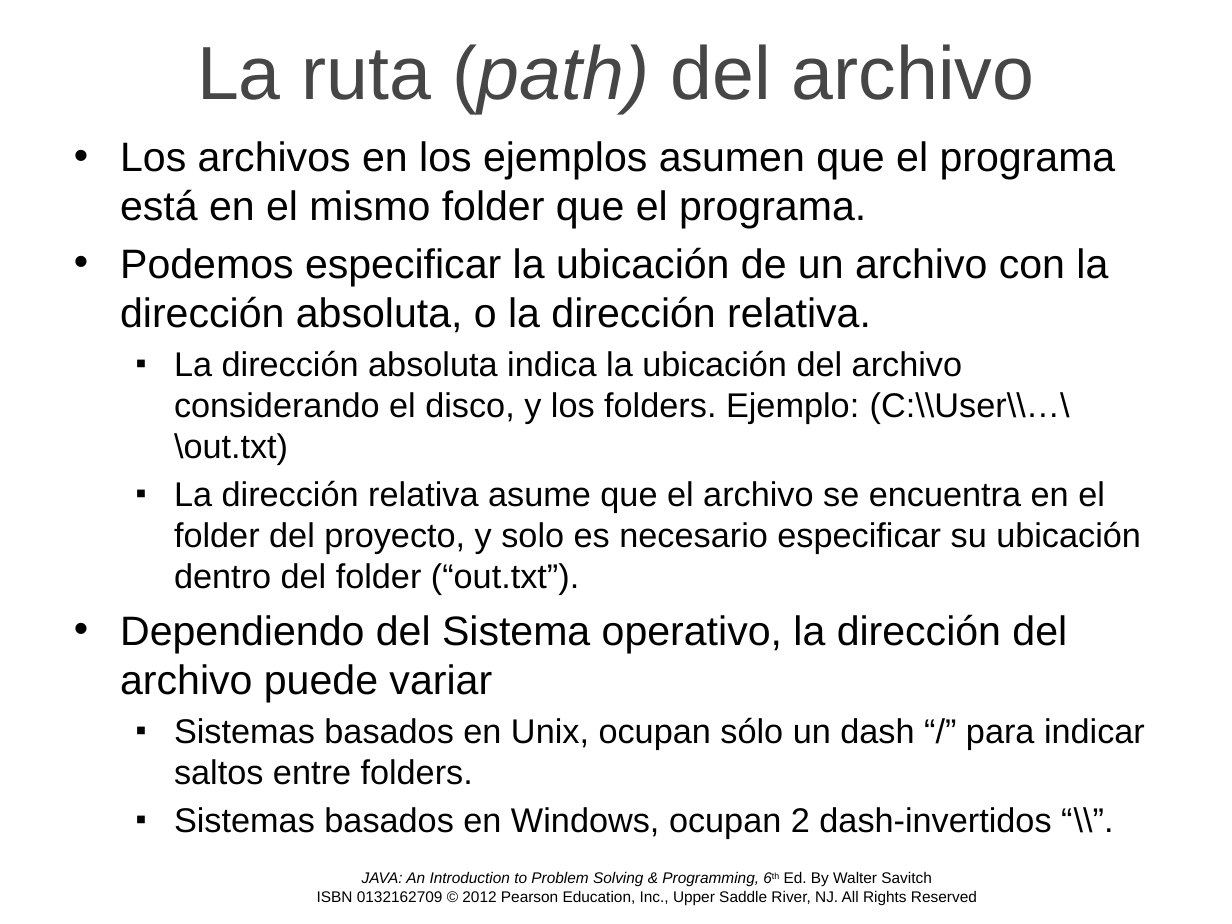
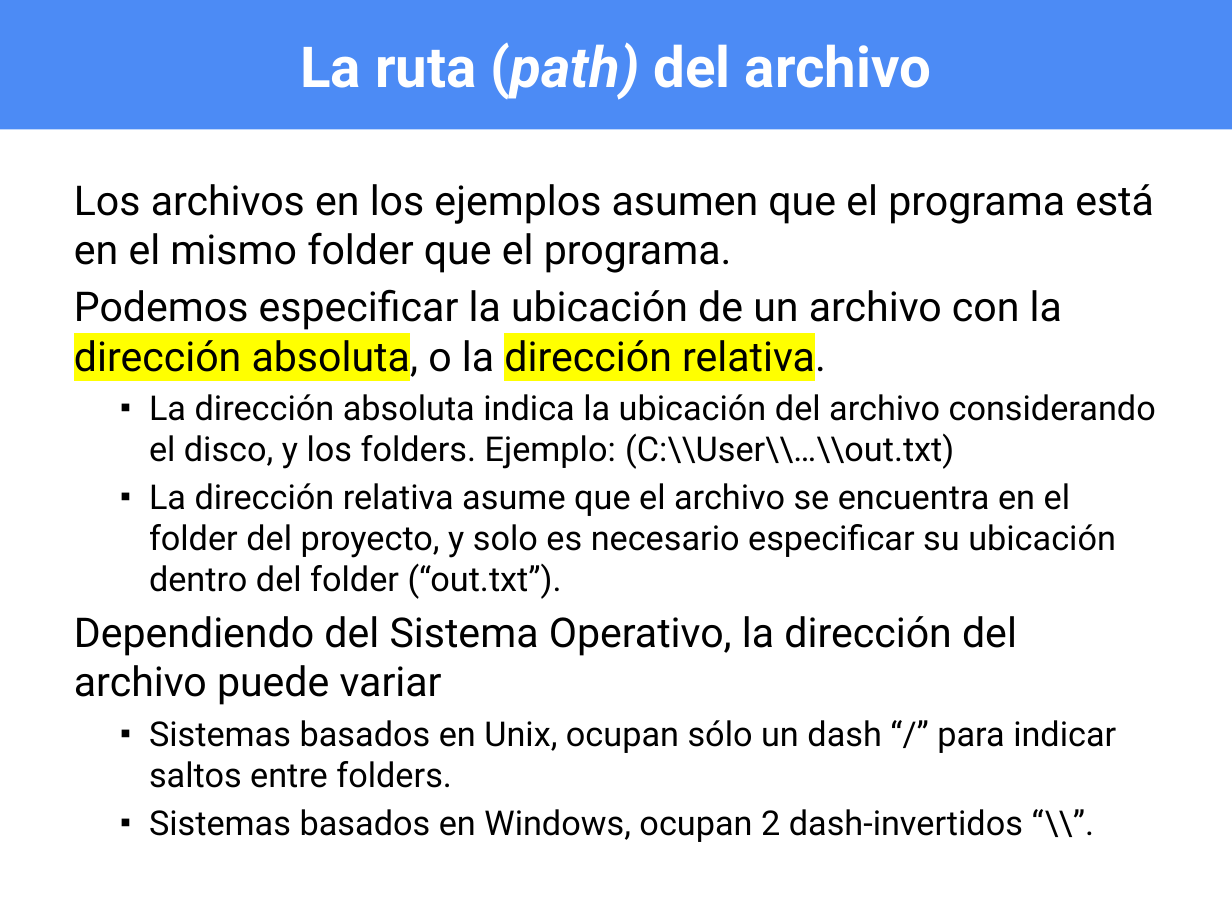
Before and after one commit to OMardil/INFO2, a slide deck: slide 31 of MOD13_Archivos_IO/01 Presentacion/INFO2_MOD13-Archivos_IO.pptx (slide 27 before the commit). Drawn at 1232x924 pixels with LibreOffice and Linux fonts; fonts in the diff are those of the drawing; background and template pictures are left out. Boxes give left, top, right and bottom in pixels: in the first picture for what was removed or moved away, otherwise in the second. Text is boxed around its words. In the diff, an @@ line names an element or a change of style, - is before the commit and + after.

```diff
--- a/MOD13_Archivos_IO/01 Presentacion/INFO2_MOD13-Archivos_IO.pptx
+++ b/MOD13_Archivos_IO/01 Presentacion/INFO2_MOD13-Archivos_IO.pptx
@@ title "La ruta (path) del archivo": place and size @@
-title "La ruta (path) del archivo" at (197,44,1035,113)
+title "La ruta (path) del archivo" at (0,0,1232,129)
@@ title "La ruta (path) del archivo" at (0,0,1232,129): size 44 to 33 pt, font Arial to Roboto, text colour #464646 to #FFFFFF, bold on; fill none to #4C8BF5 @@
@@ text "Los archivos en los ejemplos ...": place and size @@
-text "Los archivos en los ejemplos ..." at (120,141,1145,839)
+text "Los archivos en los ejemplos ..." at (74,184,1156,842)
@@ text at (74,184,1156,842): font Arial to Roboto in "Los archivos en los ejemplos asumen que ...", "Podemos especificar la ubicación de un archivo ...", "La dirección absoluta indica la ubicación del ...", "La dirección relativa asume que el archivo ..." and 2 more places; highlight none to #FFFF00 in "dirección absoluta, dirección relativa."; bullet • to none; indent changed @@
@@ text at (74,616,1017,705): text changed; font Arial to Roboto @@
-• Dependiendo del Sistema operativo, la dirección del archivo puede variar
+Dependiendo del Sistema Operativo, la dirección del archivo puede variar
@@ text removed at (317,871,977,905) @@
-JAVA: An Introduction to Problem Solving & Programming, 6th Ed. By Walter Savitch
-ISBN 0132162709 © 2012 Pearson Education, Inc., Upper Saddle River, NJ. All Rights Reserved
```
Also in this commit, not shown: 28 other slides changed, 16 slides added, 12 slides removed, 15 other files.
